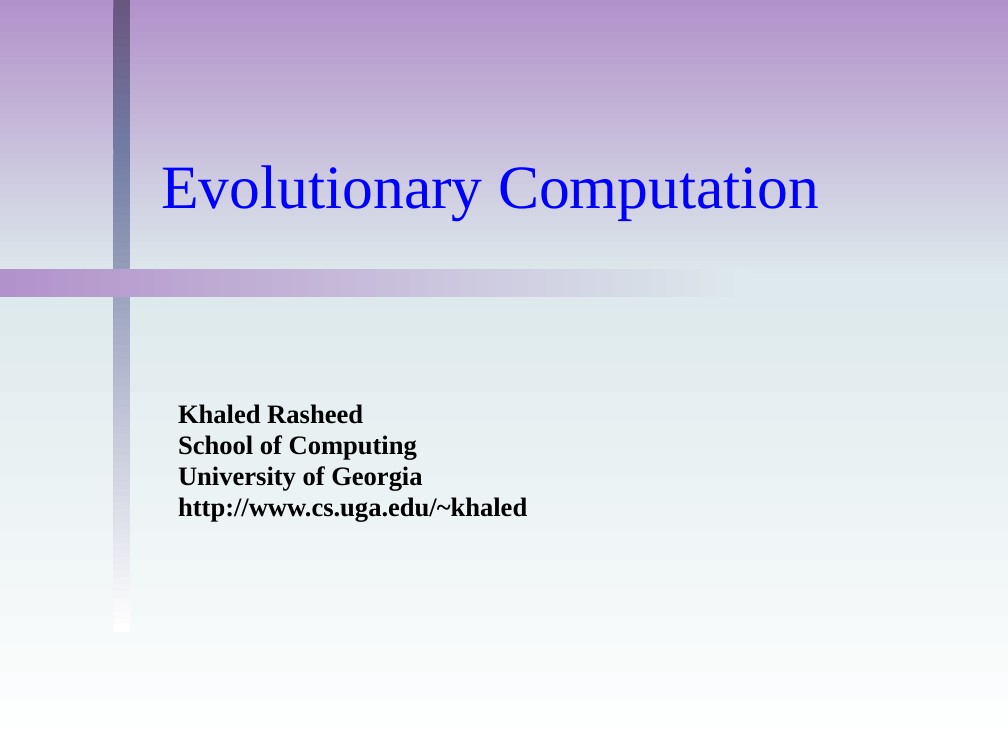
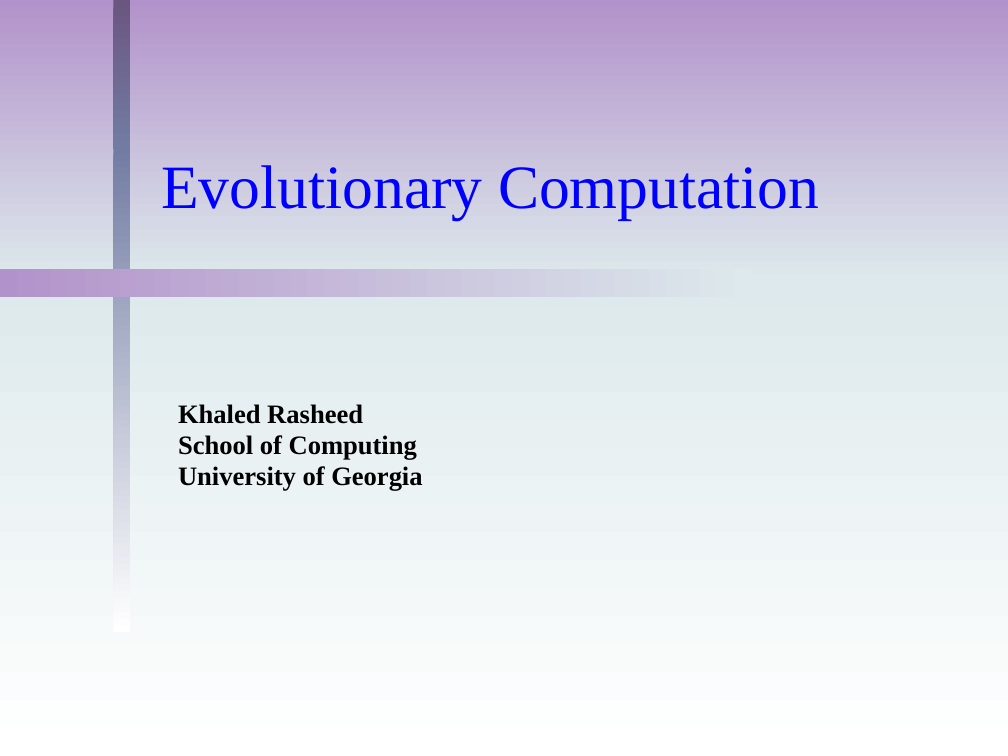
Before and after one commit to khaledmrasheed/khaledmrasheed.github.io, a slide deck: slide 1 of ECcourse/Evolutionary_Computation.pptx. Drawn at 1008x756 pixels with LibreOffice and Linux fonts; fonts in the diff are those of the drawing; background and template pictures are left out. Boxes give left, top, right and bottom in pixels: in the first picture for what was removed or moved away, otherwise in the second. Text is boxed around its words. In the diff, an @@ line names an element or a change of style, - is before the commit and + after.

```diff
--- a/ECcourse/Evolutionary_Computation.pptx
+++ b/ECcourse/Evolutionary_Computation.pptx
@@ subtitle at [178,497,527,521]: paragraph removed @@
-http://www.cs.uga.edu/~khaled
```
